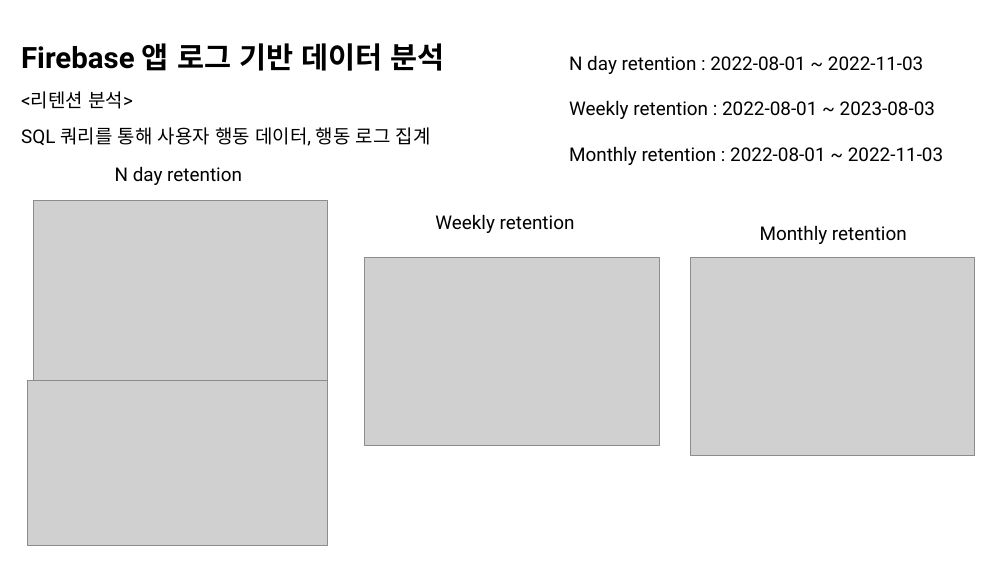
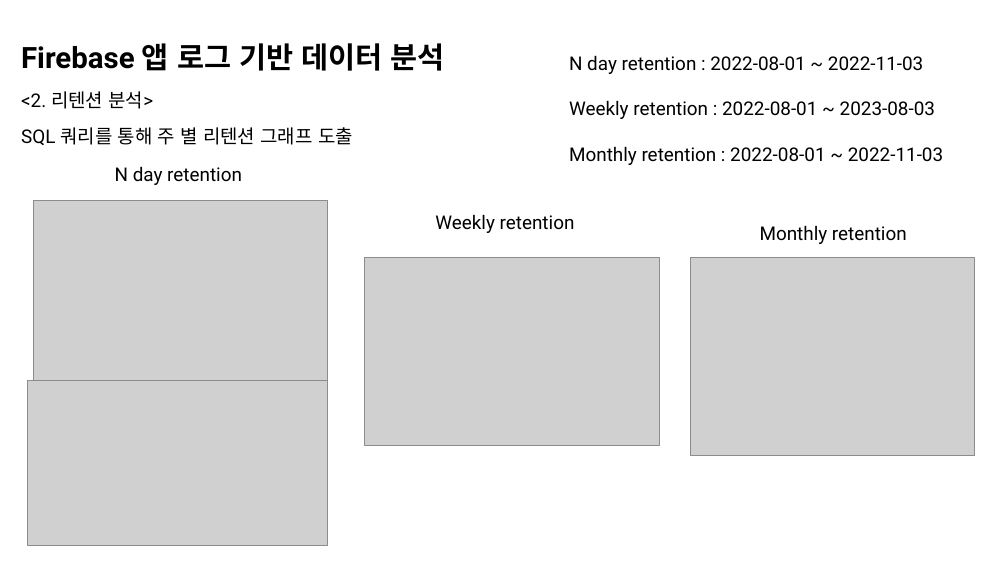
Before and after one commit to Indongspace/Personal_project, a slide deck: slide 6 of 앱 로그 데이터 분석.pptx (slide 5 before the commit). Drawn at 1008x567 pixels with LibreOffice and Linux fonts; fonts in the diff are those of the drawing; grey boxes stand for pictures. Boxes give left, top, right and bottom in pixels: in the first picture for what was removed or moved away, otherwise in the second. Text is boxed around its words. In the diff, an @@ line names an element or a change of style, - is before the commit and + after.

```diff
--- a/앱 로그 데이터 분석.pptx
+++ b/앱 로그 데이터 분석.pptx
@@ text at box(21, 91, 353, 145): text changed @@
-<리텐션 분석>
-SQL 쿼리를 통해 사용자 행동 데이터, 행동 로그 집계
+<2. 리텐션 분석>
+SQL 쿼리를 통해 주 별 리텐션 그래프 도출
```
Also in this commit, not shown: 9 other slides changed, 8 slides added, 2 other files.
